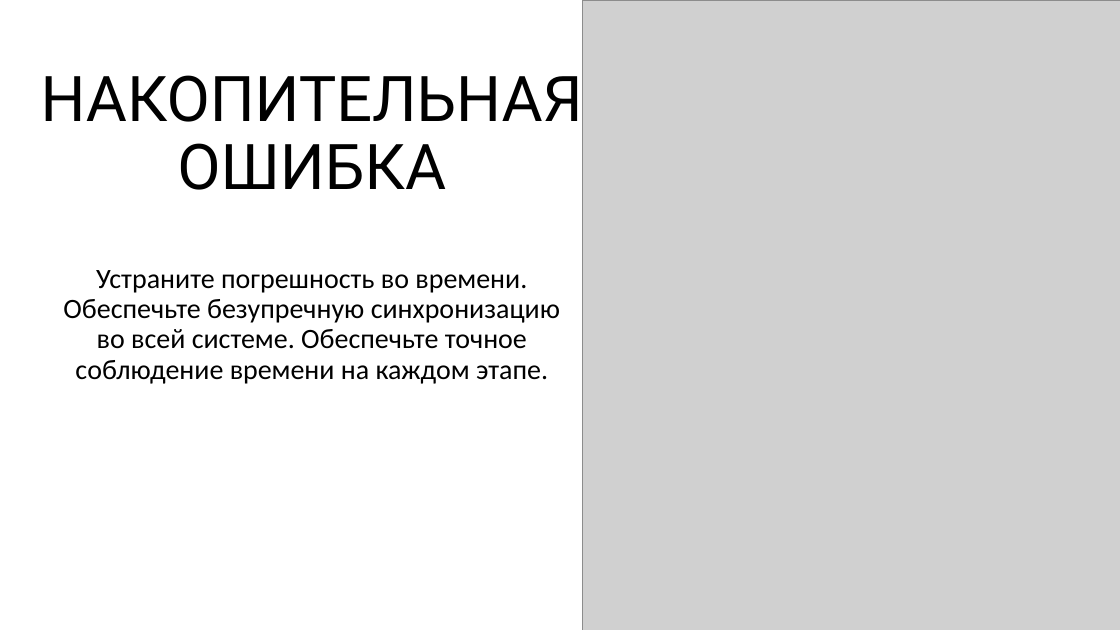
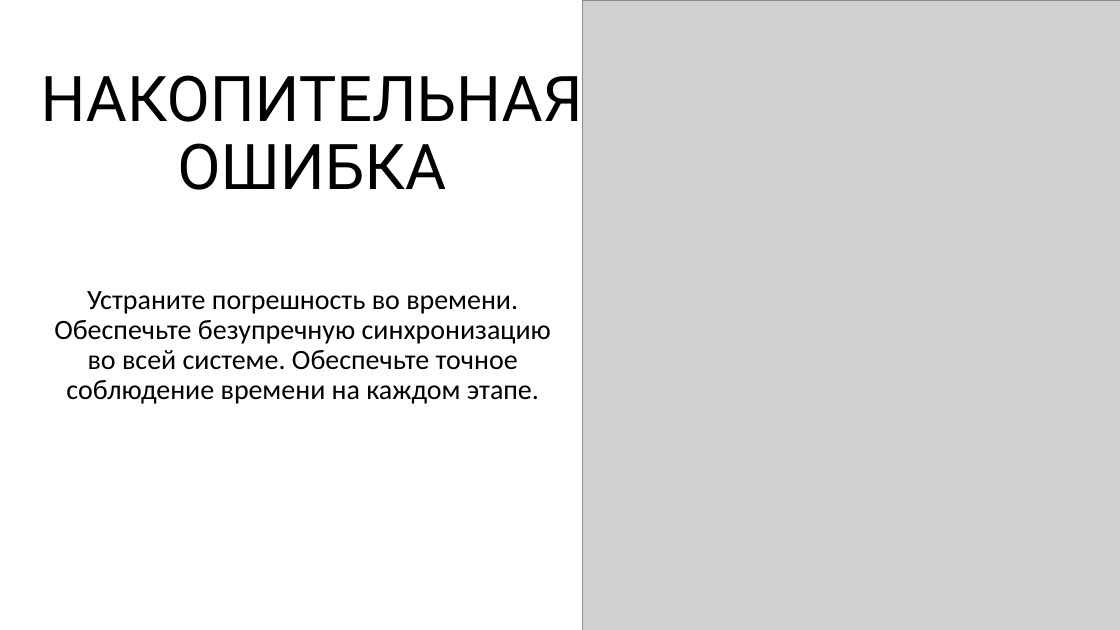
Before and after one commit to SiwaNetwork/QUANTUM, a slide deck: slide 4 of Time-Card/ДОКУМЕНТЫ/МАТЕРИАЛ СТАТЬИ/PTP + ShiwaTime.pptx. Drawn at 1120x630 pixels with LibreOffice and Linux fonts; fonts in the diff are those of the drawing; grey boxes stand for pictures. Boxes give left, top, right and bottom in pixels: in the first picture for what was removed or moved away, otherwise in the second. Text is boxed around its words. In the diff, an @@ line names an element or a change of style, - is before the commit and + after.

```diff
--- a/Time-Card/ДОКУМЕНТЫ/МАТЕРИАЛ СТАТЬИ/PTP + ShiwaTime.pptx
+++ b/Time-Card/ДОКУМЕНТЫ/МАТЕРИАЛ СТАТЬИ/PTP + ShiwaTime.pptx
@@ subtitle "Устраните погрешность во времени. Обеспечьте ...": place and size @@
-subtitle "Устраните погрешность во времени. Обеспечьте ..." at (63,270,560,384)
+subtitle "Устраните погрешность во времени. Обеспечьте ..." at (54,291,551,404)
```
Also in this commit, not shown: 1 other file.
